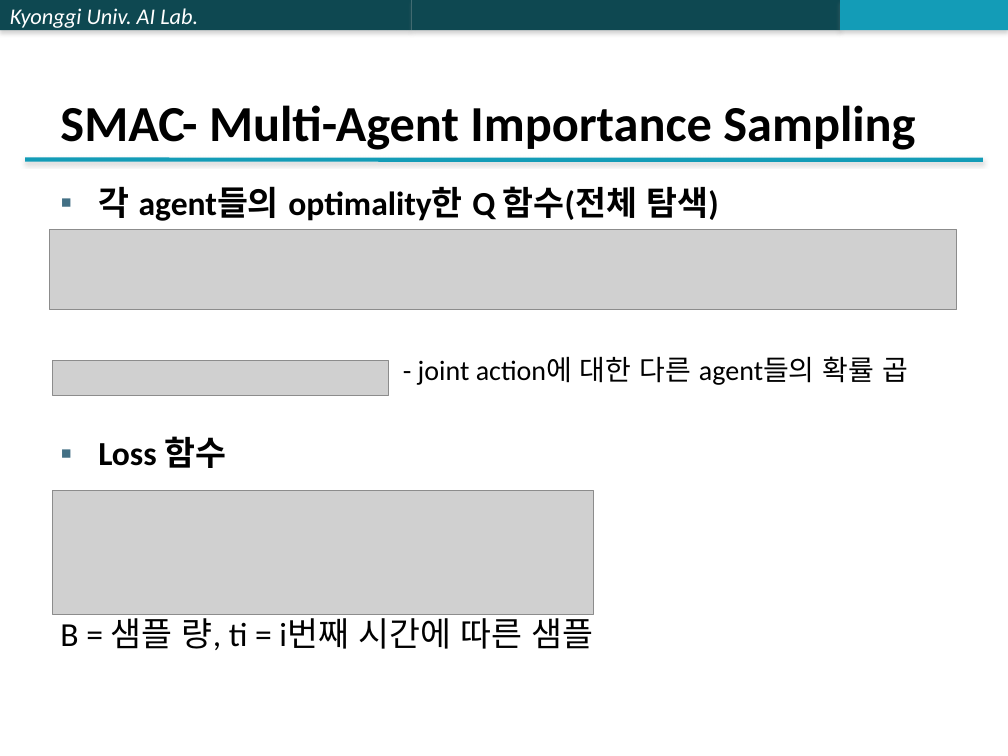
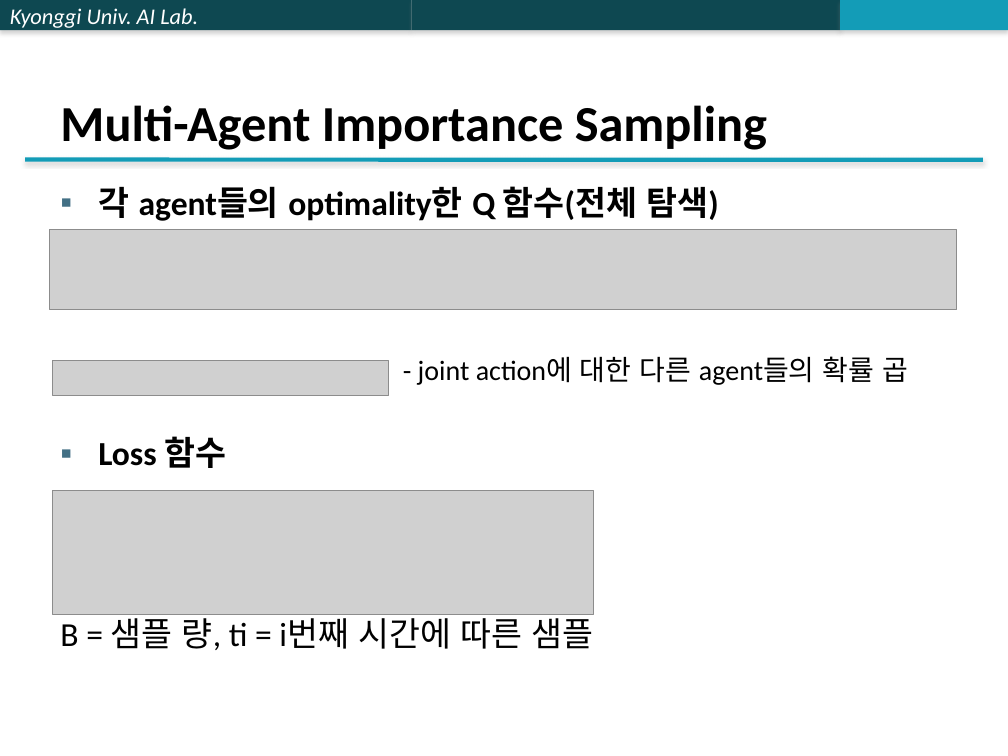
Before and after one commit to jk96491/PapersSeminar, a slide deck: slide 11 of Multi_Agent/PPTX/Stabilising Experience Replay for Deep Multi-Agent Reinforcement Learning.pptx. Drawn at 1008x756 pixels with LibreOffice and Linux fonts; fonts in the diff are those of the drawing; grey boxes stand for pictures. Boxes give left, top, right and bottom in pixels: in the first picture for what was removed or moved away, otherwise in the second. Text is boxed around its words. In the diff, an @@ line names an element or a change of style, - is before the commit and + after.

```diff
--- a/Multi_Agent/PPTX/Stabilising Experience Replay for Deep Multi-Agent Reinforcement Learning.pptx
+++ b/Multi_Agent/PPTX/Stabilising Experience Replay for Deep Multi-Agent Reinforcement Learning.pptx
@@ title at [60,105,767,150]: text changed @@
-SMAC- Multi-Agent Importance Sampling
+Multi-Agent Importance Sampling
```
Also in this commit, not shown: 3 other slides changed.
